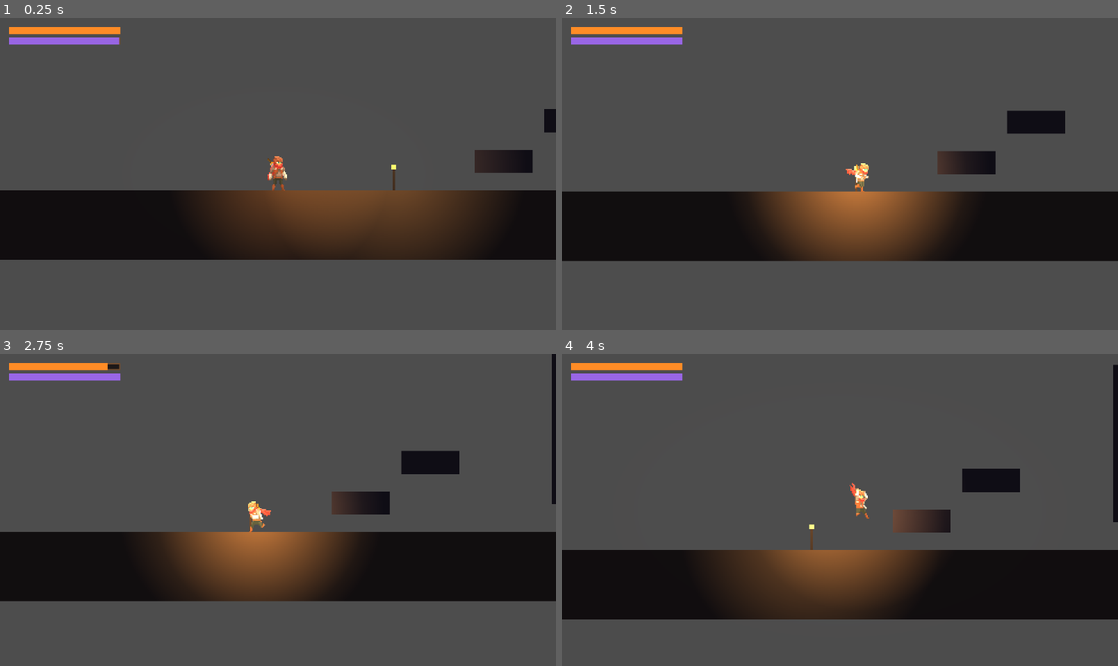
Above: before the commit, frames 1-4 (two rows, left to right).
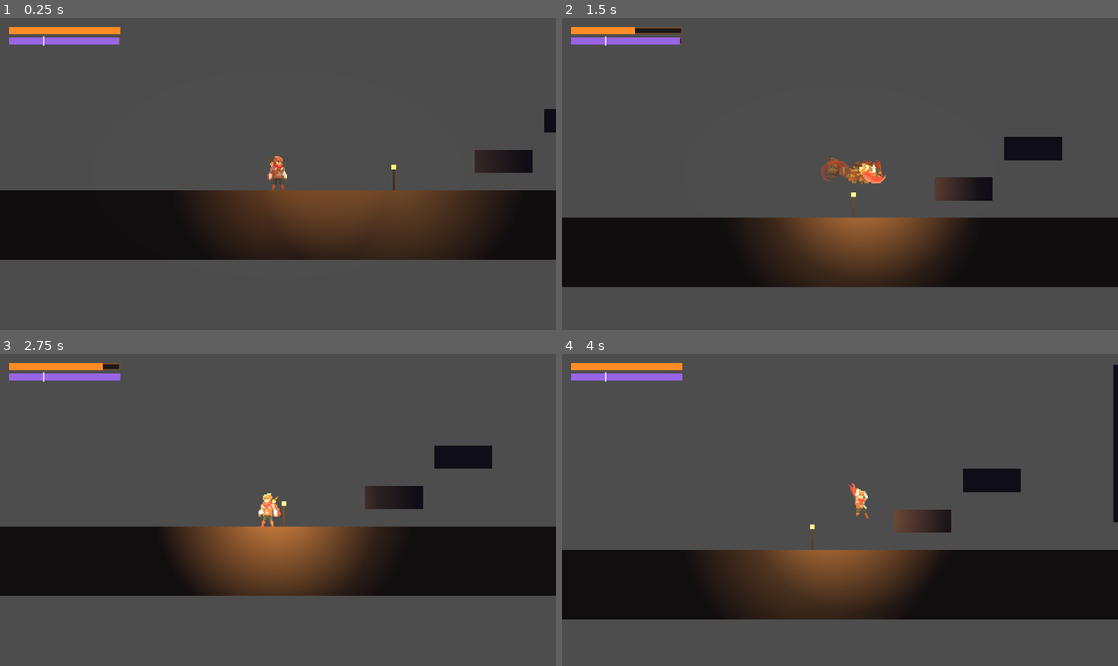
Above: after the commit, the same moments.

Repository: nipro517t/Penumbra
Game: Godot game, scene res://scenes/main.tscn
The game is run twice, just before and just after one commit, with the same random seed, the same clock (stepped at 60 frames per second) and the same inputs.
Inputs (mouse positions are in pixels of both pictures, inside the frame that each line leads up to):
- Up to frame 1 (0.25 s): no input
- Up to frame 2 (1.5 s): move the mouse to (962, 158) at 0.52 s; hold Down (crouch) 0.53-1.28 s; hold Right (move_right) from 0.53 s (still down); click (962, 158) at 0.67 s; tap Space (jump) at 0.77, 1.07 s; tap K (dash, bound only after the commit) at 0.8, 1.35 s; move the mouse to (728, 189) at 1.27 s
- Up to frame 3 (2.75 s): tap Space (jump) at 1.52, 1.82 s; tap Shift (dash, bound only before the commit) at 1.55, 2.1 s; move the mouse to (333, 441) at 2.02 s; release Right (move_right) at 2.03 s; hold Left (move_left) from 2.03 s (still down); tap C (slide) at 2.3 s
- Up to frame 4 (4 s): move the mouse to (812, 572) at 2.77 s; release Left (move_left) at 2.78 s; hold Right (move_right) from 2.78 s (still down); tap C (slide) at 2.85 s; click (812, 572) at 2.92 s; tap Space (jump) at 3.02, 3.32, 3.77 s; tap Q (heal, bound only after the commit) at 3.05 s; move the mouse to (1006, 556) at 3.52 s; hold Q (heal, bound only after the commit) from 3.53 s (still down); tap Ctrl at 3.8 s

The runs differ from the first frame. In frame 1, less than 0.1% of the frame differs, in the area x 7-8%, y 5-9%; in frame 2, 20%, in the area x 0-100%, y 2-87%; in frame 3, 9.6%; in frame 4, less than 0.1%.

Commit message:
0.0.4
Dash, Corrida e Slide

Diff:
--- a/project.godot
+++ b/project.godot
@@ -45,6 +45,14 @@
 , Object(InputEventJoypadButton,"resource_local_to_scene":false,"resource_name":"","device":-1,"button_index":14,"pressure":0.0,"pressed":true,"script":null)
 ]
 }
+move_up={
+"deadzone": 0.3,
+"events": [Object(InputEventKey,"resource_local_to_scene":false,"resource_name":"","device":-1,"window_id":0,"alt_pressed":false,"shift_pressed":false,"ctrl_pressed":false,"meta_pressed":false,"pressed":false,"keycode":0,"physical_keycode":87,"key_label":0,"unicode":0,"location":0,"echo":false,"script":null)
+, Object(InputEventKey,"resource_local_to_scene":false,"resource_name":"","device":-1,"window_id":0,"alt_pressed":false,"shift_pressed":false,"ctrl_pressed":false,"meta_pressed":false,"pressed":false,"keycode":0,"physical_keycode":4194320,"key_label":0,"unicode":0,"location":0,"echo":false,"script":null)
+, Object(InputEventJoypadMotion,"resource_local_to_scene":false,"resource_name":"","device":-1,"axis":1,"axis_value":-1.0,"script":null)
+, Object(InputEventJoypadButton,"resource_local_to_scene":false,"resource_name":"","device":-1,"button_index":11,"pressure":0.0,"pressed":true,"script":null)
+]
+}
 jump={
 "deadzone": 0.2,
 "events": [Object(InputEventKey,"resource_local_to_scene":false,"resource_name":"","device":-1,"window_id":0,"alt_press …(191 unchanged characters)…
@@ -53,10 +61,9 @@
 }
 dash={
 "deadzone": 0.2,
-"events": [Object(InputEventKey,"resource_local_to_scene":fa …(140 unchanged characters)… d":false,"keycode":0,"physical_keycode":4194325,"key_label":0,"unicode":0,"location":0,"echo":false,"script":null)
+"events": [Object(InputEventKey,"resource_local_to_scene":fa …(140 unchanged characters)… d":false,"keycode":0,"physical_keycode":75,"key_label":0,"unicode":0,"location":0,"echo":false,"script":null)
 , Object(InputEventJoypadButton,"resource_local_to_scene":false,"resource_name":"","device":-1,"button_index":1,"pressure":0.0,"pressed":true,"script":null)
 , Object(InputEventJoypadButton,"resource_local_to_scene":false,"resource_name":"","device":-1,"button_index":10,"pressure":0.0,"pressed":true,"script":null)
-, Object(InputEventJoypadMotion,"resource_local_to_scene":false,"resource_name":"","device":-1,"axis":5,"axis_value":1.0,"script":null)
 ]
 }
 attack={
@@ -76,8 +83,28 @@
 }
 interact={
 "deadzone": 0.2,
-"events": [Object(InputEventKey,"resource_local_to_scene":fa …(167 unchanged characters)… cal_keycode":69,"key_label":0,"unicode":101,"location":0,"echo":false,"script":null)
+"events": [Object(InputEventKey,"resource_local_to_scene":fa …(167 unchanged characters)… cal_keycode":69,"key_label":0,"unicode":0,"location":0,"echo":false,"script":null)
+, Object(InputEventJoypadButton,"resource_local_to_scene":false,"resource_name":"","device":-1,"button_index":8,"pressure":0.0,"pressed":true,"script":null)
+]
+}
+sprint={
+"deadzone": 0.2,
+"events": [Object(InputEventKey,"resource_local_to_scene":false,"resource_name":"","device":-1,"window_id":0,"alt_pressed":false,"shift_pressed":false,"ctrl_pressed":false,"meta_pressed":false,"pressed":false,"keycode":0,"physical_keycode":4194325,"key_label":0,"unicode":0,"location":0,"echo":false,"script":null)
+, Object(InputEventJoypadMotion,"resource_local_to_scene":false,"resource_name":"","device":-1,"axis":5,"axis_value":1.0,"script":null)
+]
+}
+heal={
+"deadzone": 0.2,
+"events": [Object(InputEventKey,"resource_local_to_scene":false,"resource_name":"","device":-1,"window_id":0,"alt_pressed":false,"shift_pressed":false,"ctrl_pressed":false,"meta_pressed":false,"pressed":false,"keycode":0,"physical_keycode":81,"key_label":0,"unicode":0,"location":0,"echo":false,"script":null)
 , Object(InputEventJoypadButton,"resource_local_to_scene":false,"resource_name":"","device":-1,"button_index":3,"pressure":0.0,"pressed":true,"script":null)
+]
+}
+slide={
+"deadzone": 0.2,
+"events": [Object(InputEventKey,"resource_local_to_scene":false,"resource_name":"","device":-1,"window_id":0,"alt_pressed":false,"shift_pressed":false,"ctrl_pressed":false,"meta_pressed":false,"pressed":false,"keycode":0,"physical_keycode":67,"key_label":0,"unicode":0,"location":0,"echo":false,"script":null)
+, Object(InputEventKey,"resource_local_to_scene":false,"resource_name":"","device":-1,"window_id":0,"alt_pressed":false,"shift_pressed":false,"ctrl_pressed":false,"meta_pressed":false,"pressed":false,"keycode":0,"physical_keycode":4194326,"key_label":0,"unicode":0,"location":0,"echo":false,"script":null)
+, Object(InputEventJoypadButton,"resource_local_to_scene":false,"resource_name":"","device":-1,"button_index":9,"pressure":0.0,"pressed":true,"script":null)
+, Object(InputEventJoypadMotion,"resource_local_to_scene":false,"resource_name":"","device":-1,"axis":4,"axis_value":1.0,"script":null)
 ]
 }
 
--- a/scenes/ember_bar.tscn
+++ b/scenes/ember_bar.tscn
@@ -38,3 +38,10 @@
 theme_override_styles/fill = SubResource("StyleBoxFlat_sanity")
 value = 100.0
 show_percentage = false
+
+[node name="CriticalMarker" type="ColorRect" parent="SanityBar"]
+offset_left = 0.0
+offset_top = -1.0
+offset_right = 1.0
+offset_bottom = 7.0
+color = Color(1, 1, 1, 0.9)
--- a/scripts/ember_bar.gd
+++ b/scripts/ember_bar.gd
@@ -1,8 +1,12 @@
 extends CanvasLayer
-## Barras de teste na tela: brasa (laranja) e sanidade (roxa).
+## Barras de teste na tela: brasa (laranja) e sanidade (roxa) com o marcador crítico.
 
 @onready var bar: ProgressBar = $Bar
 @onready var sanity_bar: ProgressBar = $SanityBar
+@onready var marker: ColorRect = $SanityBar/CriticalMarker
+
+var _critical := false
+var _time := 0.0
 
 
 func _ready() -> void:
@@ -14,7 +18,20 @@
 	_on_ember_changed(ember.energy, ember.max_energy)
 	var sanity := player.get_node("Sanity") as SanityComponent
 	sanity.changed.connect(_on_sanity_changed)
+	sanity.critical_changed.connect(func(value: bool) -> void: _critical = value)
 	_on_sanity_changed(sanity.sanity, sanity.max_sanity)
+	var width := sanity_bar.offset_right - sanity_bar.offset_left
+	marker.position.x = width * sanity.critical_ratio
+
+
+func _process(delta: float) -> void:
+	_time += delta
+	# pulsa em vermelho no estado crítico
+	if _critical:
+		var pulse := 0.5 + 0.5 * sin(_time * 9.0)
+		sanity_bar.modulate = Color(1.0, 1.0 - 0.6 * pulse, 1.0 - 0.6 * pulse)
+	else:
+		sanity_bar.modulate = Color.WHITE
 
 
 func _on_ember_changed(value: float, max_value: float) -> void:
--- a/scripts/ember_component.gd
+++ b/scripts/ember_component.gd
@@ -33,6 +33,14 @@
 	return true
 
 
+## Gasta até "amount" (usado para gasto contínuo, por segundo). Retorna false se já estava vazia.
+func drain(amount: float) -> bool:
+	if energy <= 0.0:
+		return false
+	set_energy(energy - amount)
+	return true
+
+
 func refill(amount: float) -> void:
 	set_energy(energy + amount)
 
--- a/scripts/player.gd
+++ b/scripts/player.gd
@@ -32,8 +32,32 @@
 @export var crouch_speed := 50.0
 ## Altura da cápsula agachado (precisa ser >= 2x o raio da cápsula).
 @export var crouch_height := 20.0
-@export var slide_speed := 230.0
+## Deslize curto, sem brasa.
+@export var slide_speed := 190.0
 @export var slide_friction := 350.0
+## Deslize com brasa (só ao correr): mais rápido e dura enquanto houver brasa e a corrida estiver ativa.
+@export var power_slide_speed := 280.0
+@export var power_slide_ember_per_second := 18.0
+## Duração máxima do deslize com brasa (0 = dura até a brasa acabar ou soltar a corrida).
+@export var power_slide_max_duration := 0.6
+
+@export_group("Corrida")
+@export var sprint_speed := 200.0
+## Custo da corrida por segundo. 0 = corrida grátis (funciona mesmo sem brasa).
+@export var sprint_ember_per_second := 0.0
+## Bônus no pulo feito correndo (0.05 = ~+10% de altura); o alcance vem da velocidade mantida no ar.
+@export var sprint_jump_boost := 0.05
+## Correr faz a sanidade cair mais devagar (1 = sem efeito).
+@export var sprint_sanity_drain_multiplier := 0.6
+@export var sprint_anim_scale := 1.5
+
+@export_group("Cura")
+## Segurar o botão de cura por este tempo converte brasa em sanidade.
+@export var heal_time := 1.0
+@export var heal_ember_cost := 25.0
+@export var heal_sanity_amount := 40.0
+## Velocidade máxima enquanto se cura (fração da normal).
+@export var heal_move_multiplier := 0.3
 
 @export_group("Dash")
 @export var dash_speed := 320.0
@@ -45,6 +69,10 @@
 @export var dash_invincible := true
 ## No chão, o dash vira um deslize (usa a animação de slide e a colisão baixa).
 @export var dash_slides_on_ground := true
+## No ar, o dash vai em 8 direções (use o analógico/WASD). Desligado = só horizontal.
+@export var dash_air_8_directions := true
+## Força do dash para cima em relação ao horizontal (1.0 = igual).
+@export_range(0.3, 1.0) var dash_up_multiplier := 0.7
 
 @export_group("Quina")
 @export var ledge_enabled := true
@@ -59,9 +87,9 @@
 @export var anim_y_offset := {"fall": 4.0, "wall_slide": 2.0}
 
 @export_group("Luz")
-@export var light_min_scale := 0.3
+@export var light_min_scale := 0.2
 @export var light_max_scale := 0.75
-@export var light_min_energy := 0.35
+@export var light_min_energy := 0.25
 @export var light_max_energy := 1.1
 
 var state: State = State.IDLE
@@ -87,6 +115,14 @@
 var _afterimage_timer := 0.0
 var _crouched := false
 var _dash_on_ground := false
+var _dash_vec := Vector2.RIGHT
+var _dash_speed_now := 0.0
+var _slide_timer := 0.0
+var _sprinting := false
+var _air_sprint := false
+var _slide_powered := false
+var _slide_dir := 1
+var _heal_progress := 0.0
 var _sprite_base_y := 0.0
 var _radius := 6.0
 var _ledge_dir := 1
@@ -114,7 +150,7 @@
 	_sprite_base_y = sprite.position.y
 	_radius = capsule.radius
 	spawn_position = global_position
-	_ensure_slide_action()
+	_ensure_actions()
 
 
 func _physics_process(delta: float) -> void:
@@ -217,17 +253,33 @@
 
 	var on_ground := is_on_floor() and velocity.y >= 0.0
 	var want_crouch := Input.is_action_pressed("crouch") or stuck_low
+	if on_ground:
+		_air_sprint = false
+	_update_heal(delta, on_ground)
 
 	# estado
 	if on_ground:
 		if state == State.SLIDE:
-			velocity.x = move_toward(velocity.x, 0.0, slide_friction * delta)
-			if absf(velocity.x) <= crouch_speed:
-				state = State.CROUCH if want_crouch else State.IDLE
+			_slide_timer += delta
+			var in_time := power_slide_max_duration <= 0.0 or _slide_timer < power_slide_max_duration
+			var powered := _slide_powered and in_time and Input.is_action_pressed("sprint") \
+					and ember.drain(power_slide_ember_per_second * delta)
+			if powered:
+				velocity.x = float(_slide_dir) * power_slide_speed
+				_trail(delta, 0.07)
+			else:
+				_slide_powered = false
+				velocity.x = move_toward(velocity.x, 0.0, slide_friction * delta)
+				if absf(velocity.x) <= crouch_speed:
+					state = State.CROUCH if want_crouch else State.IDLE
 		elif Input.is_action_just_pressed("slide"):
-			var slide_dir: int = int(signf(velocity.x)) if absf(velocity.x) > 5.0 else facing
-			facing = slide_dir
-			velocity.x = slide_dir * maxf(absf(velocity.x), slide_speed)
+			_slide_dir = int(signf(velocity.x)) if absf(velocity.x) > 5.0 else facing
+			facing = _slide_dir
+			# com brasa só se já estiver correndo e ainda segurando a corrida
+			_slide_powered = _sprinting and Input.is_action_pressed("sprint") and ember.energy > 0.0
+			_slide_timer = 0.0
+			var start_speed := power_slide_speed if _slide_powered else slide_speed
+			velocity.x = float(_slide_dir) * maxf(absf(velocity.x), start_speed)
 			state = State.SLIDE
 		elif want_crouch:
 			state = State.CROUCH
@@ -238,9 +290,26 @@
 	else:
 		state = State.JUMP if velocity.y < 0.0 else State.FALL
 
+	if state != State.SLIDE:
+		_slide_powered = false
+
+	# corrida com brasa: segurando o botão, em movimento, no chão e com brasa
+	_sprinting = false
+	if on_ground and state != State.CROUCH and state != State.SLIDE and dir != 0.0 \
+			and Input.is_action_pressed("sprint") \
+			and _pay_sprint(delta):
+		_sprinting = true
+		_trail(delta, 0.09)
+
 	# controle horizontal
 	if _lock_timer <= 0.0 and state != State.SLIDE:
-		var speed_cap := crouch_speed if state == State.CROUCH else max_speed
+		var speed_cap := max_speed
+		if state == State.CROUCH:
+			speed_cap = crouch_speed
+		elif _sprinting or (not on_ground and _air_sprint):
+			speed_cap = sprint_speed
+		if _heal_progress > 0.0:
+			speed_cap *= heal_move_multiplier
 		var control := 1.0 if on_ground else air_control
 		if dir != 0.0:
 			velocity.x = move_toward(velocity.x, dir * speed_cap, acceleration * control * delta)
@@ -256,7 +325,8 @@
 
 
 func _start_jump() -> void:
-	velocity.y = jump_velocity
+	velocity.y = jump_velocity * (1.0 + sprint_jump_boost if _sprinting else 1.0)
+	_air_sprint = _sprinting
 	_buffer_timer = 0.0
 	_coyote_timer = 0.0
 	state = State.JUMP
@@ -266,6 +336,7 @@
 	velocity = Vector2(-_last_wall_side * wall_jump_velocity.x, wall_jump_velocity.y)
 	facing = -_last_wall_side
 	_lock_timer = wall_jump_lock_time
+	_air_sprint = false
 	_buffer_timer = 0.0
 	_wall_coyote_timer = 0.0
 	_coyote_timer = 0.0
@@ -370,24 +441,42 @@
 
 # ----------------------------------------------------------------- dash
 
+## Direção do dash: no chão só horizontal (vira deslize); no ar, 8 direções.
+func _dash_direction(dir: float) -> Vector2:
+	var horizontal := float(int(signf(dir))) if dir != 0.0 else float(facing)
+	if is_on_floor() or not dash_air_8_directions:
+		return Vector2(horizontal, 0.0)
+	var aim := Input.get_vector("move_left", "move_right", "move_up", "crouch")
+	if aim.length() < 0.4:
+		return Vector2(float(facing), 0.0)
+	var step := PI / 4.0
+	return Vector2.from_angle(roundf(aim.angle() / step) * step)
+
+
 func _try_start_dash(dir: float) -> bool:
 	if not Input.is_action_just_pressed("dash"):
 		return false
-	var d: int = int(signf(dir)) if dir != 0.0 else facing
-	if _dash_cooldown_timer > 0.0 or _wall_side == d:
+	var vec := _dash_direction(dir)
+	var side := int(signf(vec.x)) if absf(vec.x) > 0.1 else 0
+	if _dash_cooldown_timer > 0.0 or (side != 0 and _wall_side == side):
 		return false
 	if not ember.spend(dash_ember_cost):
 		return false
 
-	_dash_dir = d
-	facing = d
+	_dash_vec = vec
+	_dash_dir = side if side != 0 else facing
+	facing = _dash_dir
+	# para cima o dash é mais curto (o diagonal fica no meio do caminho)
+	_dash_speed_now = dash_speed * (1.0 - (1.0 - dash_up_multiplier) * maxf(-vec.y, 0.0))
 	_dash_on_ground = dash_slides_on_ground and is_on_floor()
+	_sprinting = false
+	_heal_progress = 0.0
 	_dash_timer = dash_duration
 	_dash_cooldown_timer = dash_duration + dash_cooldown
 	_afterimage_timer = 0.0
 	_lock_timer = 0.0
 	invincible = dash_invincible
-	velocity = Vector2(d * dash_speed, 0.0)
+	velocity = _dash_vec * _dash_speed_now
 	state = State.DASH
 	dashed.emit()
 	return true
@@ -395,39 +484,58 @@
 
 func _dash_step(delta: float) -> void:
 	_dash_timer -= delta
-	velocity = Vector2(_dash_dir * dash_speed, 0.0)
+	velocity = _dash_vec * _dash_speed_now
 
 	_afterimage_timer -= delta
 	if _afterimage_timer <= 0.0:
 		_spawn_afterimage()
 		_afterimage_timer = 0.03
 
-	# pular durante o dash cancela o dash e mantém o impulso
+	# pular durante o dash (no chão) cancela o dash e mantém o impulso
 	if _buffer_timer > 0.0 and _coyote_timer > 0.0 and _can_stand():
 		_end_dash()
 		_start_jump()
 		velocity.x = _dash_dir * dash_speed * 0.85
 		return
 
-	if _dash_timer <= 0.0 or _wall_side == _dash_dir:
+	var side := int(signf(_dash_vec.x)) if absf(_dash_vec.x) > 0.1 else 0
+	var hit_wall := side != 0 and _wall_side == side
+	var hit_floor := _dash_vec.y > 0.1 and is_on_floor()
+	var hit_ceiling := _dash_vec.y < -0.1 and is_on_ceiling()
+	if _dash_timer <= 0.0 or hit_wall or hit_floor or hit_ceiling:
 		_end_dash()
 
 
 func _end_dash() -> void:
 	invincible = false
-	velocity.x = _dash_dir * dash_exit_speed
+	velocity = _dash_vec * dash_exit_speed
 	state = State.FALL if not is_on_floor() else State.IDLE
 
 
+## Cobra a corrida da brasa. Com custo 0 a corrida é grátis (não depende de ter brasa).
+func _pay_sprint(delta: float) -> bool:
+	if sprint_ember_per_second <= 0.0:
+		return true
+	return ember.drain(sprint_ember_per_second * delta)
+
+
+## Rastro leve para corrida e deslize com brasa.
+func _trail(delta: float, interval: float) -> void:
+	_afterimage_timer -= delta
+	if _afterimage_timer <= 0.0:
+		_spawn_afterimage(0.35)
+		_afterimage_timer = interval
+
+
 ## Rastro do dash: copia o frame atual e faz sumir (não precisa de asset de dash).
-func _spawn_afterimage() -> void:
+func _spawn_afterimage(alpha: float = 0.6) -> void:
 	var tex := sprite.sprite_frames.get_frame_texture(sprite.animation, sprite.frame)
 	if tex == null:
 		return
 	var ghost := Sprite2D.new()
 	ghost.texture = tex
 	ghost.flip_h = sprite.flip_h
-	ghost.modulate = Color(1.0, 0.65, 0.25, 0.6)
+	ghost.modulate = Color(1.0, 0.65, 0.25, alpha)
 	ghost.z_index = -1
 	get_parent().add_child(ghost)
 	ghost.global_position = sprite.global_position
@@ -484,13 +592,17 @@
 		State.LEDGE_CLIMB: anim = "ledge_climb"
 	if sprite.animation != anim:
 		sprite.play(anim)
+	sprite.speed_scale = sprint_anim_scale if _sprinting else 1.0
 	sprite.position.y = _sprite_base_y + float(anim_y_offset.get(anim, 0.0))
 
 
 func _update_light() -> void:
-	var t := ember.ratio()
-	light.energy = lerpf(light_min_energy, light_max_energy, t)
-	light.texture_scale = lerpf(light_min_scale, light_max_scale, t)
+	var t := sanity.ratio()
+	var flicker := 0.0
+	if sanity.is_critical():
+		flicker = 0.12 * sin(float(Time.get_ticks_msec()) * 0.012)
+	light.energy = lerpf(light_min_energy, light_max_energy, t) + flicker + _heal_progress * 0.6
+	light.texture_scale = lerpf(light_min_scale, light_max_scale, t) * (1.0 + flicker)
 
 
 # ------------------------------------------------------- luz e respawn
@@ -505,6 +617,28 @@
 
 func is_in_light() -> bool:
 	return light_zones > 0
+
+
+## Segurar o botão de cura: converte brasa em sanidade (mais devagar e só no chão).
+func _update_heal(delta: float, on_ground: bool) -> void:
+	var can_heal := on_ground and sanity.sanity < sanity.max_sanity and ember.energy > 0.0 \
+			and (state == State.IDLE or state == State.RUN or state == State.CROUCH)
+	if Input.is_action_pressed("heal") and can_heal:
+		_heal_progress += delta / heal_time
+		if _heal_progress >= 1.0:
+			_heal_progress = 0.0
+			var ratio := minf(ember.energy / heal_ember_cost, 1.0)
+			ember.drain(heal_ember_cost)
+			sanity.set_sanity(sanity.sanity + heal_sanity_amount * ratio)
+	else:
+		_heal_progress = 0.0
+
+
+## A sanidade cai mais devagar enquanto o herói corre ou desliza com brasa.
+func sanity_drain_multiplier() -> float:
+	if _sprinting or (state == State.SLIDE and _slide_powered):
+		return sprint_sanity_drain_multiplier
+	return 1.0
 
 
 ## Reaparece em "pos" com tudo restaurado (usado pelo checkpoint e pela zona de queda).
@@ -516,26 +650,36 @@
 	_dash_timer = 0.0
 	_lock_timer = 0.0
 	controls_locked = false
+	_sprinting = false
+	_heal_progress = 0.0
 	ember.refill(ember.max_energy)
 	sanity.restore()
 	camera.reset_smoothing()
 
 
-## Cria a ação "slide" caso ela não exista no Mapa de Entrada.
-## (C ou Ctrl esquerdo no teclado; L1 ou L2 no controle de PS4.)
-## Se preferir, crie a ação "slide" no Mapa de Entrada e esta função não faz nada.
-func _ensure_slide_action() -> void:
-	if InputMap.has_action("slide"):
+## Cria as ações "slide", "sprint", "heal" e "move_up" caso não existam no Mapa de Entrada.
+## Se você criar a ação no Mapa de Entrada, o seu mapeamento vale.
+func _ensure_actions() -> void:
+	_ensure_action("slide", [KEY_C, KEY_CTRL], [JOY_BUTTON_LEFT_SHOULDER], [[JOY_AXIS_TRIGGER_LEFT, 1.0]])
+	_ensure_action("sprint", [KEY_SHIFT], [], [[JOY_AXIS_TRIGGER_RIGHT, 1.0]])
+	_ensure_action("heal", [KEY_Q], [JOY_BUTTON_Y], [])
+	_ensure_action("move_up", [KEY_W, KEY_UP], [JOY_BUTTON_DPAD_UP], [[JOY_AXIS_LEFT_Y, -1.0]])
+
+
+func _ensure_action(action: StringName, keys: Array, buttons: Array, axes: Array) -> void:
+	if InputMap.has_action(action):
 		return
-	InputMap.add_action("slide", 0.2)
-	for keycode: Key in [KEY_C, KEY_CTRL]:
+	InputMap.add_action(action, 0.3)
+	for keycode in keys:
 		var key := InputEventKey.new()
-		key.physical_keycode = keycode
-		InputMap.action_add_event("slide", key)
-	var l1 := InputEventJoypadButton.new()
-	l1.button_index = JOY_BUTTON_LEFT_SHOULDER
-	InputMap.action_add_event("slide", l1)
-	var l2 := InputEventJoypadMotion.new()
-	l2.axis = JOY_AXIS_TRIGGER_LEFT
-	l2.axis_value = 1.0
-	InputMap.action_add_event("slide", l2)
+		key.physical_keycode = int(keycode) as Key
+		InputMap.action_add_event(action, key)
+	for button in buttons:
+		var pad := InputEventJoypadButton.new()
+		pad.button_index = int(button) as JoyButton
+		InputMap.action_add_event(action, pad)
+	for axis_pair in axes:
+		var motion := InputEventJoypadMotion.new()
+		motion.axis = int(axis_pair[0]) as JoyAxis
+		motion.axis_value = float(axis_pair[1])
+		InputMap.action_add_event(action, motion)
--- a/scripts/sanity_component.gd
+++ b/scripts/sanity_component.gd
@@ -1,10 +1,12 @@
 class_name SanityComponent
 extends Node
 ## Sanidade do herói: cai fora das fontes de luz e recupera dentro delas.
-## Os estágios (0 a 3) aumentam conforme a sanidade cai; no estágio 4 ela quebrou.
+## Ao chegar no marcador crítico a sanidade para de cair e a BRASA começa a queimar;
+## quando a brasa acaba, a sanidade volta a cair até quebrar.
 
 signal changed(value: float, max_value: float)
 signal stage_changed(stage: int)
+signal critical_changed(is_critical: bool)
 signal broke
 
 @export var max_sanity := 100.0
@@ -12,13 +14,18 @@
 @export var recover_per_second := 30.0
 ## Desligue para pausar a sanidade (ex.: durante a cena do item de luz).
 @export var enabled := true
+## Marcador do estado crítico (fração da sanidade máxima).
+@export_range(0.05, 0.9) var critical_ratio := 0.3
+## Brasa queimada por segundo no estado crítico (se o jogador não se curar).
+@export var critical_ember_per_second := 12.0
 ## Fração da sanidade em que começa cada estágio (do 1º ao 3º).
-@export var stage_thresholds: Array[float] = [0.75, 0.5, 0.25]
+@export var stage_thresholds: Array[float] = [0.75, 0.5, 0.3]
 
 var sanity := 0.0
 var stage := 0
 
 var _broken := false
+var _critical := false
 
 @onready var player: Player = get_parent() as Player
 
@@ -31,10 +38,24 @@
 func _process(delta: float) -> void:
 	if _broken or not enabled or player == null:
 		return
+
 	if player.is_in_light():
+		_set_critical(false)
 		set_sanity(sanity + recover_per_second * delta)
+		return
+
+	var floor_value := max_sanity * critical_ratio
+	var drain := drain_per_second * player.sanity_drain_multiplier() * delta
+	if sanity > floor_value + 0.01:
+		# no escuro: cai até o marcador crítico e para
+		set_sanity(maxf(sanity - drain, floor_value))
+		_set_critical(sanity <= floor_value + 0.01)
 	else:
-		set_sanity(sanity - drain_per_second * delta)
+		# estado crítico: a brasa queima e segura a sanidade; sem brasa, ela cai
+		_set_critical(true)
+		if player.ember.drain(critical_ember_per_second * delta):
+			return
+		set_sanity(sanity - drain)
 
 
 func set_sanity(value: float) -> void:
@@ -48,11 +69,22 @@
 
 func restore() -> void:
 	_broken = false
+	_set_critical(false)
 	set_sanity(max_sanity)
 
 
 func ratio() -> float:
 	return sanity / max_sanity if max_sanity > 0.0 else 0.0
+
+
+func is_critical() -> bool:
+	return _critical
+
+
+func _set_critical(value: bool) -> void:
+	if value != _critical:
+		_critical = value
+		critical_changed.emit(_critical)
 
 
 func _update_stage() -> void:
--- a/scripts/shadow_eyes.gd
+++ b/scripts/shadow_eyes.gd
@@ -10,7 +10,7 @@
 	vec2 uv = UV - vec2(0.5);
 	float d = length(uv) * 1.7;
 	float v = smoothstep(0.3, 1.0, d) * intensity;
-	COLOR = vec4(0.08, 0.0, 0.02, v);
+	COLOR = vec4(0.30, 0.0, 0.04, v);
 }
 """
 ## pos = ponto na borda (0 a 1), dir = direção para dentro da tela, stage = estágio em que aparece.
@@ -51,7 +51,11 @@
 func _process(delta: float) -> void:
 	_time += delta
 	var ratio := _sanity.ratio() if _sanity else 1.0
-	_vignette_mat.set_shader_parameter("intensity", clampf(1.0 - ratio, 0.0, 1.0) * 0.85)
+	# sutil: o escuro vem da luz do herói se apagando; a vinheta só avermelha as bordas
+	var intensity := clampf(1.0 - ratio, 0.0, 1.0) * 0.3
+	if _sanity and _sanity.is_critical():
+		intensity += 0.15 * (0.5 + 0.5 * sin(_time * 9.0))
+	_vignette_mat.set_shader_parameter("intensity", intensity)
 	if _catching:
 		return
 	for i in _creatures.size():
Not shown, changed: README.md
